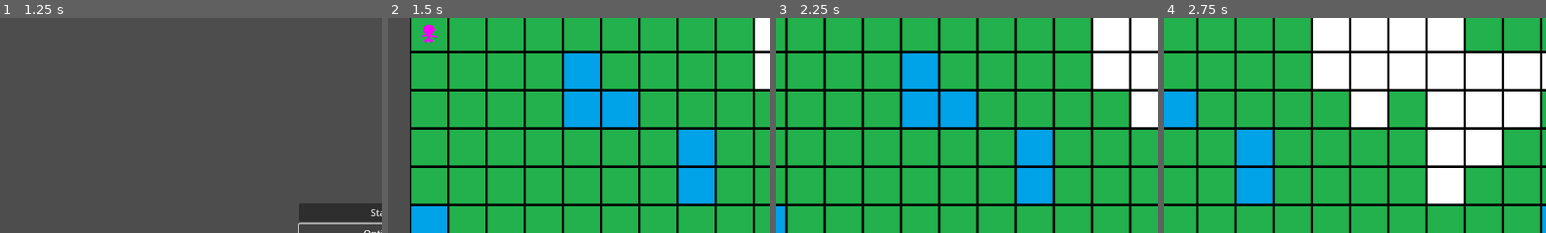
Above: before the commit, frames 1-4 (left to right).
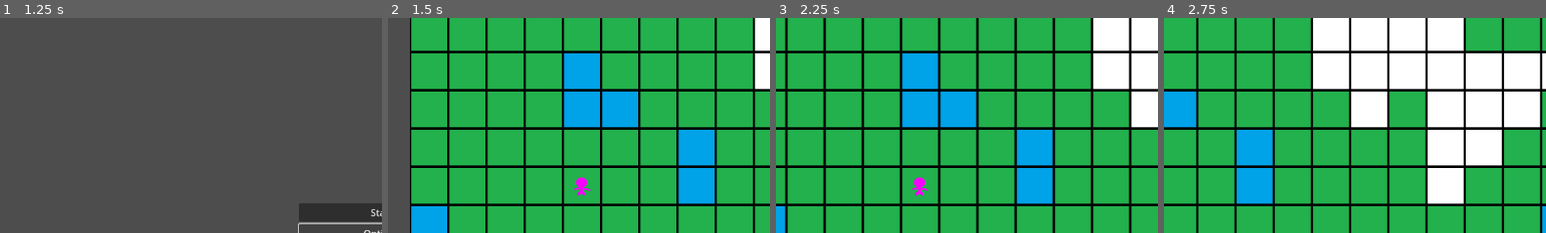
Above: after the commit, the same moments.

Repository: TheModidGuy/nea
Game: Godot game, scene res://Scene/Map/Main Menu.tscn
The game is run twice, just before and just after one commit, with the same random seed, the same clock (stepped at 60 frames per second) and the same inputs.
Inputs (mouse positions are % of the whole screen's width and height, from its top left):
- Up to frame 1 (1.25 s): click "Options" at 0.5 s
- Up to frame 2 (1.5 s): click "Start" at 1.25 s
- Up to frame 3 (2.25 s): tap Enter at 2 s; move the mouse to (72, 45) at 2.02 s; hold D (move_right) from 2.03 s (still down); hold Shift (sprint) from 2.03 s (still down); click (72, 45) at 2.17 s
- Up to frame 4 (2.75 s): keep holding D (move_right); keep holding Shift (sprint)
The pictures show only the part of the screen within x 0-50%, y 0-50%; the shares and areas given below are measured in that part.

Frame 1 is identical in both runs. In frame 2, 0.4% of the frame differs, in the area x 8-53%, y 3-83%; in frame 3, 0.2%; in frame 4, nothing differs.

Commit message:
player spawning update

Diff:
--- /dev/null
+++ b/Scene/Game.tscn
@@ -0,0 +1,5 @@
+[gd_scene format=3 uid="uid://djqvcc1fxhlv8"]
+
+[node name="Game" type="Node"]
+
+[node name="HexTileMap" type="Node2D" parent="."]
--- /dev/null
+++ b/Scene/Main Menu.tscn
@@ -0,0 +1,40 @@
+[gd_scene load_steps=2 format=3 uid="uid://bk0i4atwdgpql"]
+
+[ext_resource type="Script" uid="uid://dpof3vehfse36" path="res://scripts/main_menu.gd" id="1_xmkcg"]
+
+[node name="Menu" type="Control"]
+layout_mode = 3
+anchors_preset = 15
+anchor_right = 1.0
+anchor_bottom = 1.0
+grow_horizontal = 2
+grow_vertical = 2
+script = ExtResource("1_xmkcg")
+
+[node name="VBoxContainer" type="VBoxContainer" parent="."]
+layout_mode = 1
+anchors_preset = 8
+anchor_left = 0.5
+anchor_top = 0.5
+anchor_right = 0.5
+anchor_bottom = 0.5
+offset_left = -139.0
+offset_top = -50.5
+offset_right = 139.0
+offset_bottom = 50.5
+grow_horizontal = 2
+grow_vertical = 2
+
+[node name="StartButton" type="Button" parent="VBoxContainer"]
+layout_mode = 2
+text = "Start"
+
+[node name="OptionsButton" type="Button" parent="VBoxContainer"]
+layout_mode = 2
+text = "Options"
+
+[node name="QuitButton" type="Button" parent="VBoxContainer"]
+layout_mode = 2
+text = "Quit"
+
+[connection signal="pressed" from="VBoxContainer/StartButton" to="." method="_on_start_button_pressed"]
--- a/scripts/map_generator.gd
+++ b/scripts/map_generator.gd
@@ -17,7 +17,7 @@
 
 	generate_map()
 	connect_neighbors()
-	place_player(0,0)
+	place_player(4,4)
 
 func generate_map():
 	tiles.clear()
@@ -97,3 +97,9 @@
 
 	player_instance.position = tile.position
 	player_instance.z_index = 1
+
+	player_instance.currentTile = tile
+	print("Player spawned at x: {x} y: {y}".format({
+	"x": player_instance.currentTile.grid_x,
+	"y": player_instance.currentTile.grid_y
+}))
Not shown: 1 places in Scene/map_generator.tscn that only renumber resources
Not shown: 1 places in Scene/player_scene.tscn that only renumber resources
